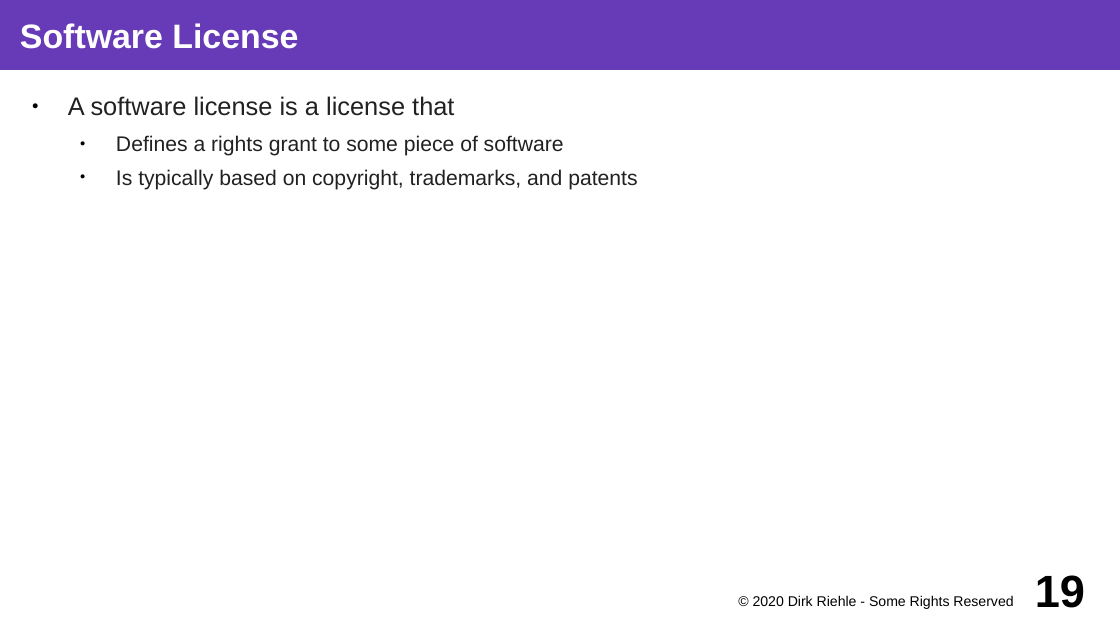
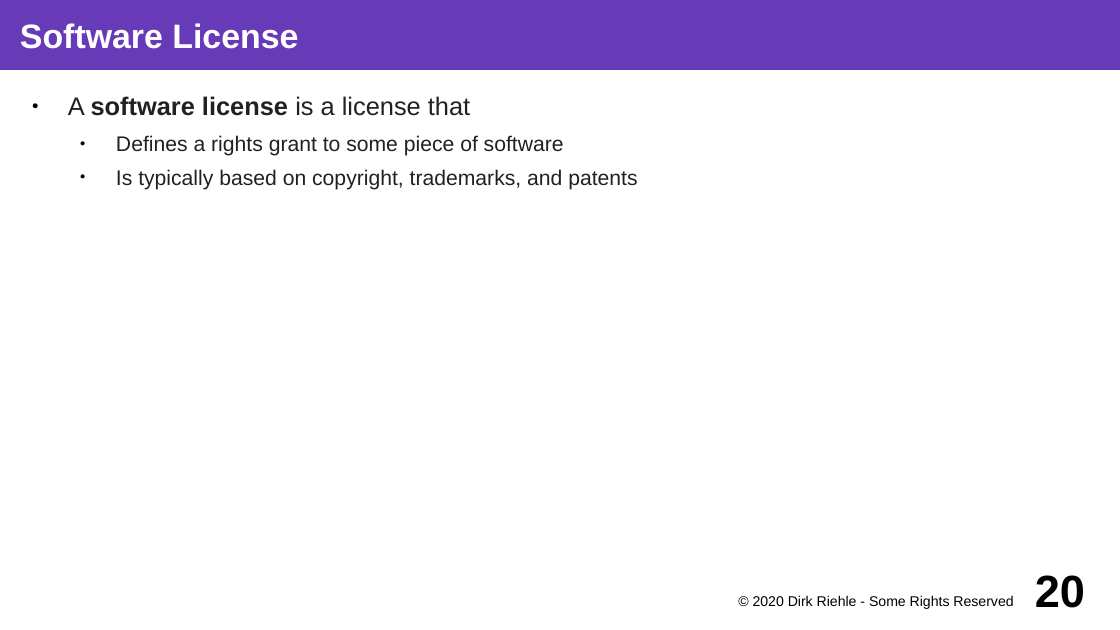
Before and after one commit to dirkriehle/coss-course, a slide deck: slide 20 of Lecture slides/COSS B02 - Software Products.odp (slide 19 before the commit). Drawn at 1120x630 pixels with LibreOffice and Linux fonts; fonts in the diff are those of the drawing. Boxes give left, top, right and bottom in pixels: in the first picture for what was removed or moved away, otherwise in the second. Text is boxed around its words. In the diff, an @@ line names an element or a change of style, - is before the commit and + after.

```diff
--- a/Lecture slides/COSS B02 - Software Products.odp
+++ b/Lecture slides/COSS B02 - Software Products.odp
@@ text at (68,96,470,116): bold on in "software license" @@
@@ page number at (1035,575,1085,608): text changed @@
-19
+20
```
Also in this commit, not shown: 13 other slides changed, 1 slide added, 1 other file.
